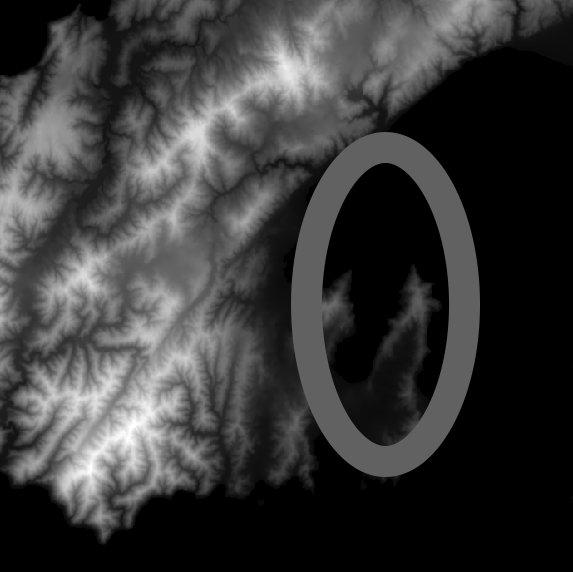
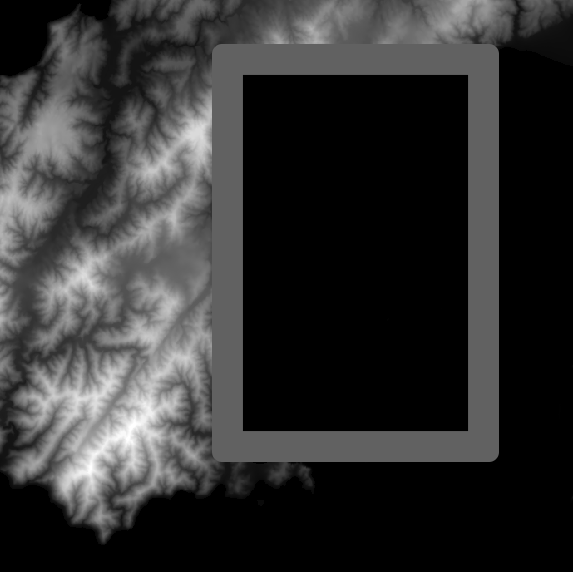
The second 573×572 image is a revision of the first. Changes to its layers:
added layer "Rounded Rectangle 2" above "Rounded Rectangle 1" over [212, 44, 499, 462]
hid "Ellipse 3" over [291, 132, 480, 477]
added layer "Layer 1" above "Layer 0" over [221, 53, 499, 490]
